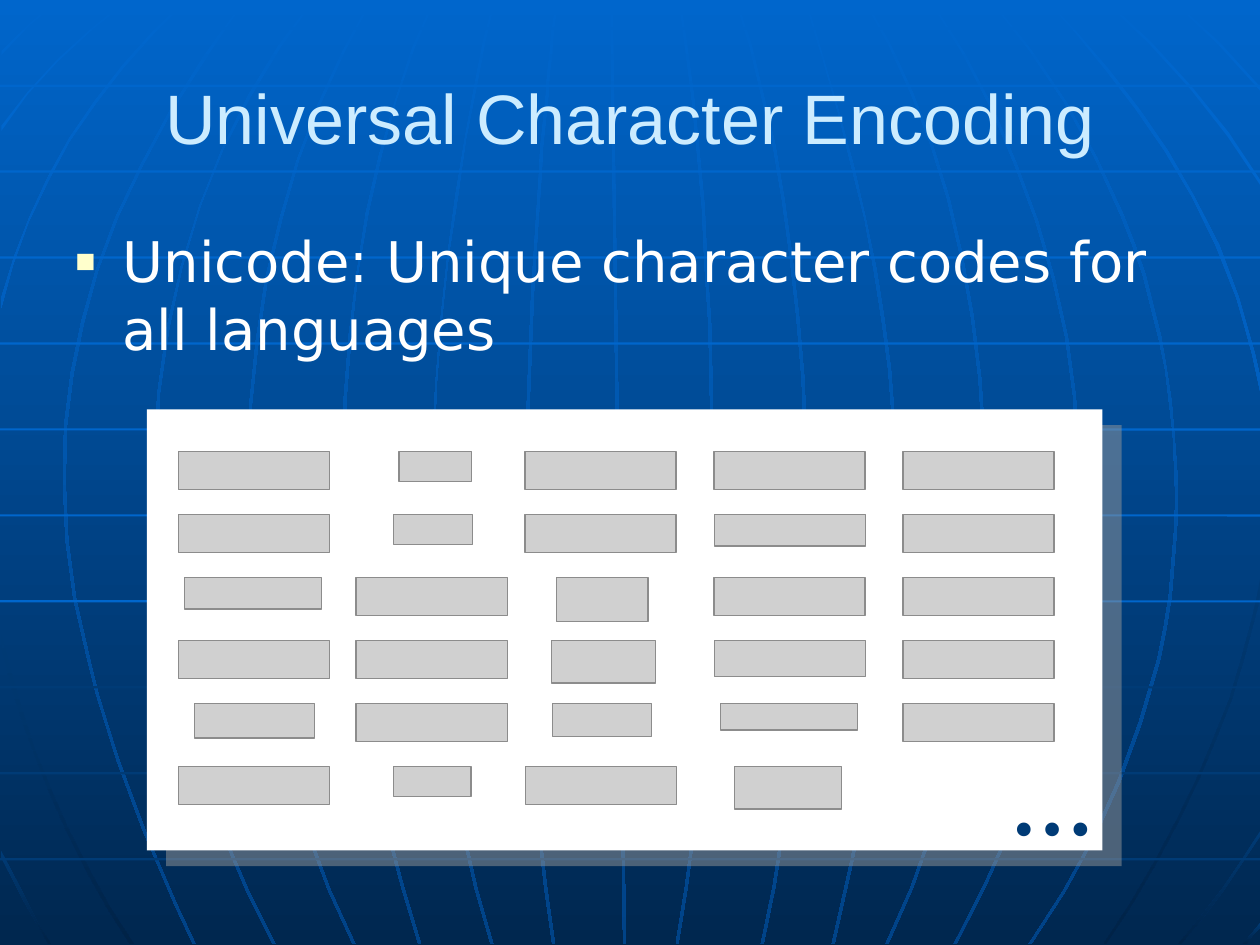
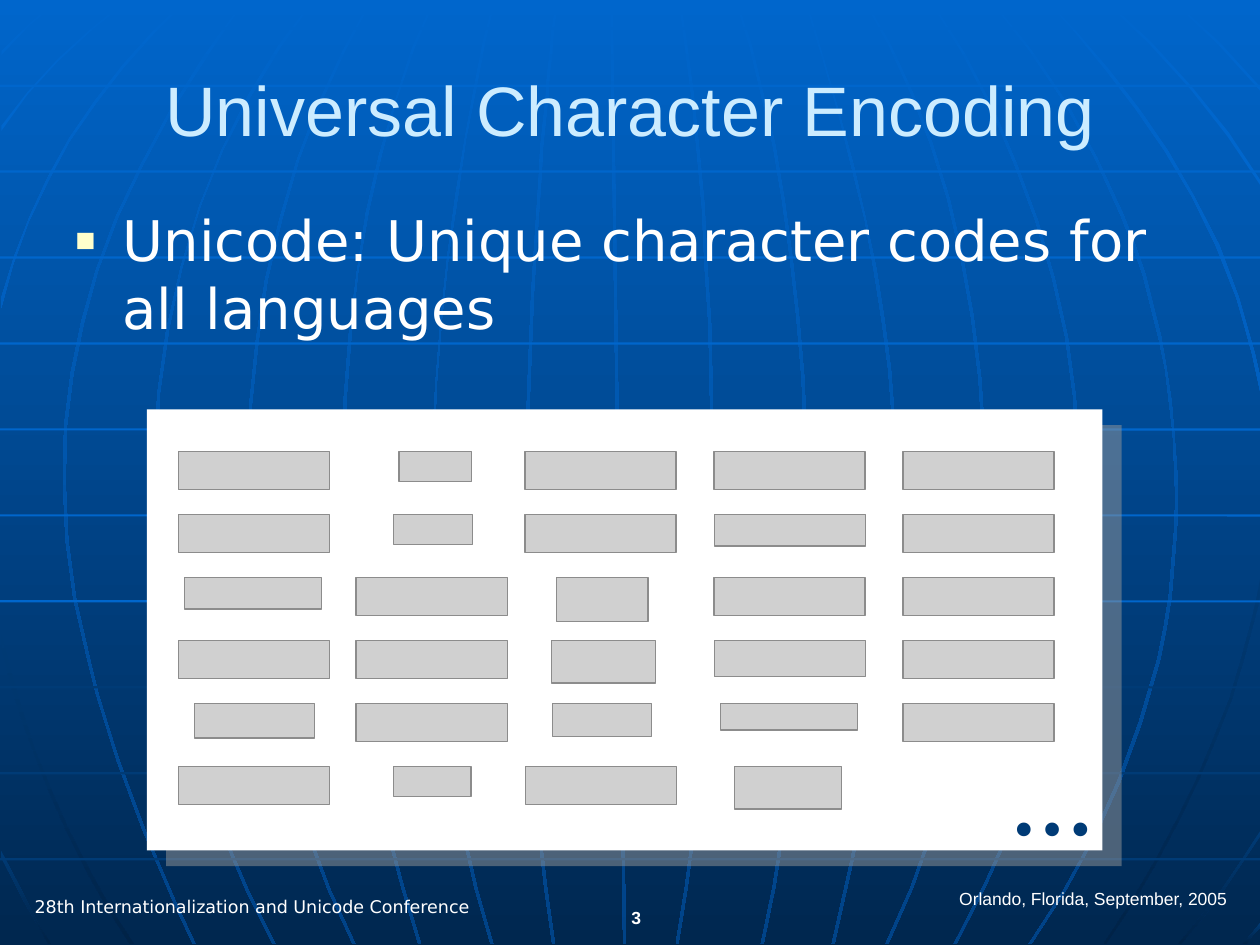
Before and after one commit to hanikesn/cldr, a slide deck: slide 3 of docs/presentations/cldr_overview.ppt. Drawn at 1260x945 pixels with LibreOffice and Linux fonts; fonts in the diff are those of the drawing; grey boxes stand for pictures. Boxes give left, top, right and bottom in pixels: in the first picture for what was removed or moved away, otherwise in the second. Text is boxed around its words. In the diff, an @@ line names an element or a change of style, - is before the commit and + after.

```diff
--- a/docs/presentations/cldr_overview.ppt
+++ b/docs/presentations/cldr_overview.ppt
@@ title "Universal Character Encoding": place and size @@
-title "Universal Character Encoding" at <box>165,93,1095,157</box>
+title "Universal Character Encoding" at <box>165,85,1095,149</box>
@@ text "Unicode: Unique character codes for ...": place and size @@
-text "Unicode: Unique character codes for ..." at <box>123,239,1146,361</box>
+text "Unicode: Unique character codes for ..." at <box>123,218,1146,340</box>
@@ text added at <box>959,892,1227,910</box>, 10 pt, text #FFFFFF @@
+Orlando, Florida, September, 2005
@@ text added at <box>35,900,470,918</box>, 10 pt, text #FFFFFF @@
+28th Internationalization and Unicode Conference
@@ page number added at <box>631,912,641,924</box>, 10 pt, text #FFFFFF, bold @@
+3
```
Also in this commit, not shown: 14 other slides changed, 16 slides added, 5 slides removed.
